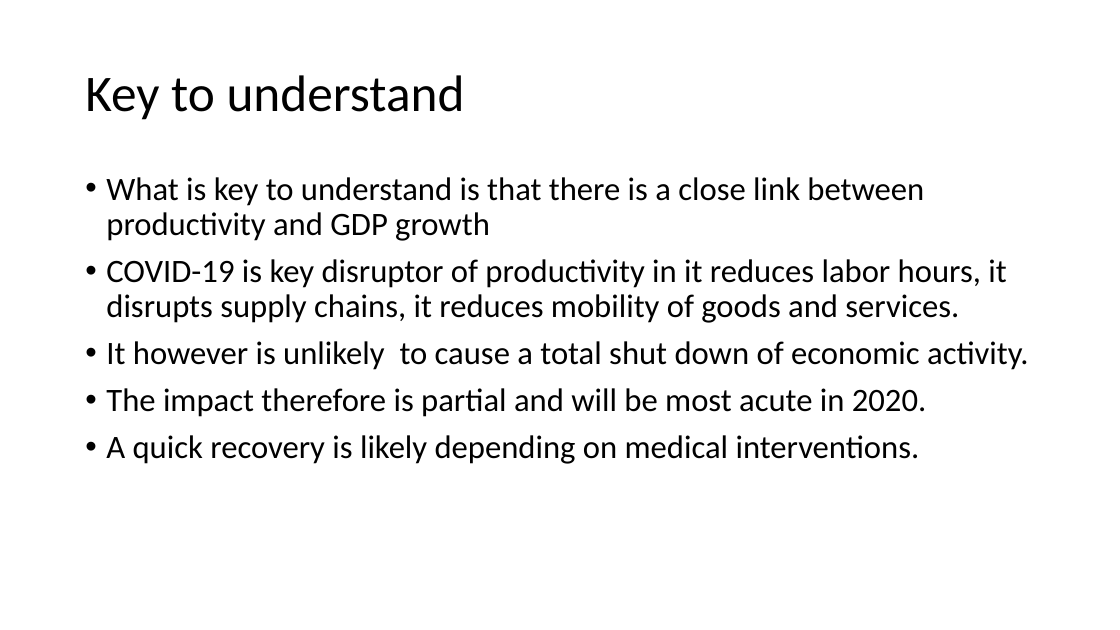
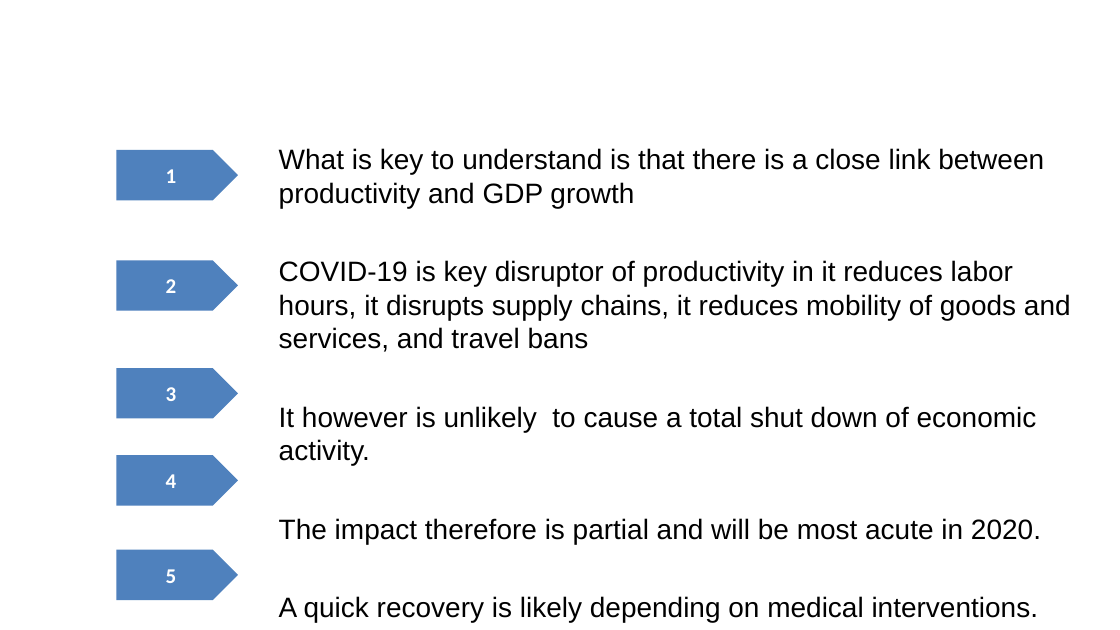
Before and after one commit to xolaniss/COVID_19, a slide deck: slide 12 of COVID-19 Economic Impact.pptx. Drawn at 1120x630 pixels with LibreOffice and Linux fonts; fonts in the diff are those of the drawing; background and template pictures are left out. Boxes give left, top, right and bottom in pixels: in the first picture for what was removed or moved away, otherwise in the second. Text is boxed around its words. In the diff, an @@ line names an element or a change of style, - is before the commit and + after.

```diff
--- a/COVID-19 Economic Impact.pptx
+++ b/COVID-19 Economic Impact.pptx
@@ title "Key to understand": place and size @@
-title "Key to understand" at [85,75,465,120]
+title "Key to understand" at [462,148,602,170]
@@ title "Key to understand" at [462,148,602,170]: size 44 to 25 pt, font Calibri to Arial, text colour #000000 to #FFFFFF, bold on; line spacing 0.9 to 1 @@
@@ text "What is key to understand ...": place and size @@
-text "What is key to understand ..." at [106,177,1029,464]
+text "What is key to understand ..." at [279,148,1071,622]
@@ text at [279,148,1044,622]: size 28 to 24 pt, font Calibri to Arial in "What is key to understand is that ...", "It however is unlikely to cause a ...", "The impact therefore is partial and will ...", "A quick recovery is likely depending on ..."; bullet • to none; line spacing 0.9 to 1; less space between paragraphs @@
@@ pentagon arrow added at [116,150,238,200], fill #4F81BD, 18 pt, text #FFFFFF, bold @@
+1
@@ pentagon arrow added at [116,260,238,311], fill #4F81BD, 18 pt, text #FFFFFF, bold @@
+2
@@ text at [279,260,1071,352]: text changed; size 28 to 24 pt; font Calibri to Arial @@
-• COVID-19 is key disruptor of productivity in it reduces labor hours, it disrupts supply chains, it reduces mobility of goods and services.
+COVID-19 is key disruptor of productivity in it reduces labor hours, it disrupts supply chains, it reduces mobility of goods and services, and travel bans
@@ pentagon arrow added at [116,368,238,418], fill #4F81BD, 18 pt, text #FFFFFF, bold @@
+3
@@ pentagon arrow added at [116,455,238,506], fill #4F81BD, 18 pt, text #FFFFFF, bold @@
+4
@@ pentagon arrow added at [116,549,238,600], fill #4F81BD, 18 pt, text #FFFFFF, bold @@
+5
```
Also in this commit, not shown: 12 other slides changed, 1 slide removed, 1 other file.
